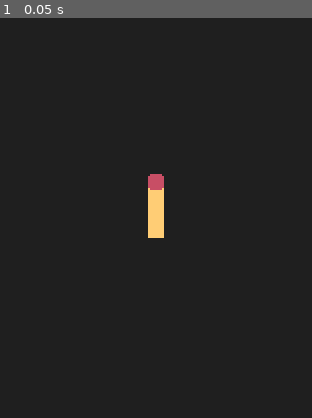
Above: before the commit, frame 1.
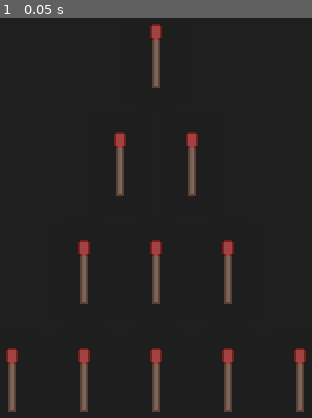
Above: after the commit, the same moment.

Repository: TylerFairleigh/COMP359-AB1-Assignment2
Game: Godot game, scene res://scenes/main.tscn
Two runs of this game, one before a commit and one after it. Both use one fixed random seed, a clock stepped at 60 frames per second and the inputs below.
Inputs:
- Up to frame 1 (0.05 s): no input

The runs differ from the first frame. In frame 1, 5.8% of the frame differs, in the area x 1-99%, y 1-99%.

Commit message:
Added matches into main view

Diff:
--- a/scenes/main.tscn
+++ b/scenes/main.tscn
@@ -1,43 +1,14 @@
-[gd_scene load_steps=3 format=3 uid="uid://dxuoc1fec7hi5"]
+[gd_scene load_steps=2 format=3 uid="uid://dxuoc1fec7hi5"]
 
-[ext_resource type="Texture2D" uid="uid://oda63oj00rj2" path="res://assets/match.png" id="1_af1dr"]
-
-[sub_resource type="StyleBoxFlat" id="StyleBoxFlat_dflmr"]
-bg_color = Color(0.6, 0.6, 0.6, 0)
-draw_center = false
+[ext_resource type="PackedScene" uid="uid://bx6co1v284cd3" path="res://scenes/match_view.tscn" id="1_crgk3"]
 
 [node name="main" type="Node2D"]
 
-[node name="matches" type="PanelContainer" parent="."]
-offset_left = 84.0
-offset_right = 300.0
-offset_bottom = 216.0
-theme_override_styles/panel = SubResource("StyleBoxFlat_dflmr")
-
-[node name="VBoxContainer" type="VBoxContainer" parent="matches"]
-layout_mode = 2
-alignment = 1
-
-[node name="Pile 1" type="HBoxContainer" parent="matches/VBoxContainer"]
-layout_mode = 2
-alignment = 1
-
-[node name="TextureRect" type="TextureRect" parent="matches/VBoxContainer/Pile 1"]
-layout_mode = 2
-texture = ExtResource("1_af1dr")
-
-[node name="Pile 2" type="HBoxContainer" parent="matches/VBoxContainer"]
-layout_mode = 2
-
-[node name="Pile 3" type="HBoxContainer" parent="matches/VBoxContainer"]
-layout_mode = 2
-
-[node name="Pile 4" type="HBoxContainer" parent="matches/VBoxContainer"]
-layout_mode = 2
-
 [node name="background" type="ColorRect" parent="."]
-z_index = -1
+z_as_relative = false
 offset_right = 384.0
 offset_bottom = 216.0
 color = Color(0.121569, 0.121569, 0.121569, 1)
 metadata/_edit_lock_ = true
+
+[node name="matches" parent="." instance=ExtResource("1_crgk3")]
--- a/scenes/match.gd
+++ b/scenes/match.gd
@@ -1,5 +1,13 @@
 extends PanelContainer
-const MATCH_HOVER = preload("res://themes/match_hover.tres")
 
 func _on_mouse_entered():
-	print("sdfsdf")
+	var hover_highlight = Color("#92ed8e")
+	set_modulate(hover_highlight)
+
+func _on_mouse_exited():
+	var regular = Color(1,1,1,1)
+	set_modulate(regular)
+
+func _on_gui_input(event):
+	if event.is_pressed():
+		self.visible = false
--- a/scenes/match.tscn
+++ b/scenes/match.tscn
@@ -1,12 +1,20 @@
-[gd_scene load_steps=3 format=3 uid="uid://db48fk00ova3o"]
+[gd_scene load_steps=4 format=3 uid="uid://db48fk00ova3o"]
 
 [ext_resource type="Script" path="res://scenes/match.gd" id="1_3qo8x"]
 [ext_resource type="Texture2D" uid="uid://oda63oj00rj2" path="res://assets/match.png" id="2_26h5d"]
+
+[sub_resource type="StyleBoxFlat" id="StyleBoxFlat_1b4wk"]
+bg_color = Color(0.0941176, 0.0941176, 0.0941176, 0.117647)
+corner_radius_top_left = 10
+corner_radius_top_right = 10
+corner_radius_bottom_right = 10
+corner_radius_bottom_left = 10
 
 [node name="Match" type="PanelContainer"]
 custom_minimum_size = Vector2(32, 50)
 offset_right = 32.0
 offset_bottom = 32.0
+theme_override_styles/panel = SubResource("StyleBoxFlat_1b4wk")
 script = ExtResource("1_3qo8x")
 
 [node name="MatchSprite" type="TextureRect" parent="."]
@@ -14,4 +22,6 @@
 texture = ExtResource("2_26h5d")
 stretch_mode = 3
 
+[connection signal="gui_input" from="." to="." method="_on_gui_input"]
 [connection signal="mouse_entered" from="." to="." method="_on_mouse_entered"]
+[connection signal="mouse_exited" from="." to="." method="_on_mouse_exited"]
--- /dev/null
+++ b/scenes/match_view.tscn
@@ -0,0 +1,66 @@
+[gd_scene load_steps=3 format=3 uid="uid://bx6co1v284cd3"]
+
+[ext_resource type="PackedScene" uid="uid://db48fk00ova3o" path="res://scenes/match.tscn" id="2_asr44"]
+
+[sub_resource type="StyleBoxFlat" id="StyleBoxFlat_dflmr"]
+bg_color = Color(0.6, 0.6, 0.6, 0)
+draw_center = false
+
+[node name="matches" type="PanelContainer"]
+offset_left = 84.0
+offset_right = 300.0
+offset_bottom = 216.0
+theme_override_styles/panel = SubResource("StyleBoxFlat_dflmr")
+
+[node name="VBoxContainer" type="VBoxContainer" parent="."]
+layout_mode = 2
+alignment = 1
+
+[node name="Pile 1" type="HBoxContainer" parent="VBoxContainer"]
+layout_mode = 2
+alignment = 1
+
+[node name="Match_1" parent="VBoxContainer/Pile 1" instance=ExtResource("2_asr44")]
+layout_mode = 2
+
+[node name="Pile 2" type="HBoxContainer" parent="VBoxContainer"]
+layout_mode = 2
+alignment = 1
+
+[node name="Match_2" parent="VBoxContainer/Pile 2" instance=ExtResource("2_asr44")]
+layout_mode = 2
+
+[node name="Match_3" parent="VBoxContainer/Pile 2" instance=ExtResource("2_asr44")]
+layout_mode = 2
+
+[node name="Pile 3" type="HBoxContainer" parent="VBoxContainer"]
+layout_mode = 2
+alignment = 1
+
+[node name="Match_4" parent="VBoxContainer/Pile 3" instance=ExtResource("2_asr44")]
+layout_mode = 2
+
+[node name="Match_5" parent="VBoxContainer/Pile 3" instance=ExtResource("2_asr44")]
+layout_mode = 2
+
+[node name="Match_6" parent="VBoxContainer/Pile 3" instance=ExtResource("2_asr44")]
+layout_mode = 2
+
+[node name="Pile 4" type="HBoxContainer" parent="VBoxContainer"]
+layout_mode = 2
+alignment = 1
+
+[node name="Match_7" parent="VBoxContainer/Pile 4" instance=ExtResource("2_asr44")]
+layout_mode = 2
+
+[node name="Match_8" parent="VBoxContainer/Pile 4" instance=ExtResource("2_asr44")]
+layout_mode = 2
+
+[node name="Match_9" parent="VBoxContainer/Pile 4" instance=ExtResource("2_asr44")]
+layout_mode = 2
+
+[node name="Match_10" parent="VBoxContainer/Pile 4" instance=ExtResource("2_asr44")]
+layout_mode = 2
+
+[node name="Match_11" parent="VBoxContainer/Pile 4" instance=ExtResource("2_asr44")]
+layout_mode = 2
--- a/themes/match_hover.tres
+++ /dev/null
@@ -1,9 +0,0 @@
-[gd_resource type="StyleBoxFlat" format=3 uid="uid://b0swlh7pxu5f0"]
-
-[resource]
-bg_color = Color(0.219608, 0.717647, 0, 0.0705882)
-border_width_left = 1
-border_width_top = 1
-border_width_right = 1
-border_width_bottom = 1
-border_color = Color(0, 0.960784, 0.345098, 0.34902)
Binary file changed: assets/match.png
Not shown, changed: .gitignore
